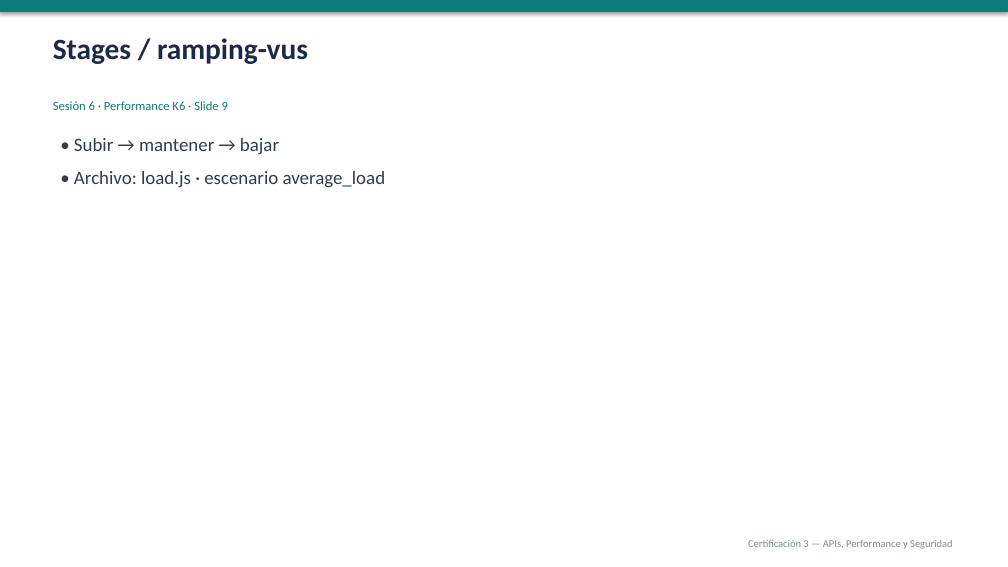
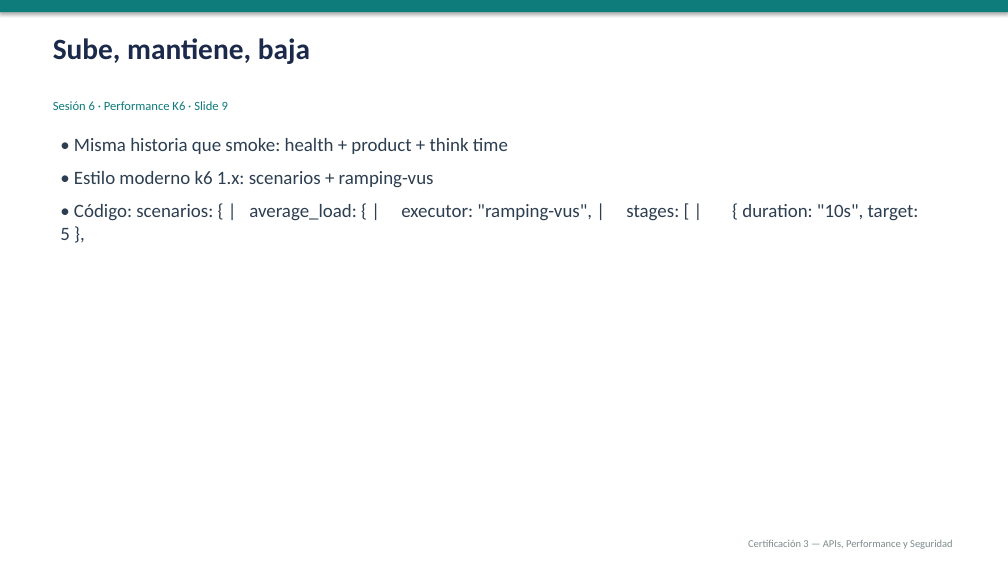
Before and after one commit to gbarandica/qa-automation-certification-3, a slide deck: slide 9 of sesiones/sesion-06/sesion-06.pptx. Drawn at 1008x567 pixels with LibreOffice and Linux fonts; fonts in the diff are those of the drawing. Boxes give left, top, right and bottom in pixels: in the first picture for what was removed or moved away, otherwise in the second. Text is boxed around its words. In the diff, an @@ line names an element or a change of style, - is before the commit and + after.

```diff
--- a/sesiones/sesion-06/sesion-06.pptx
+++ b/sesiones/sesion-06/sesion-06.pptx
@@ text at (53,38,310,64): text changed @@
-Stages / ramping-vus
+Sube, mantiene, baja
@@ text at (74,138,919,221): text changed @@
-• Subir → mantener → bajar
-• Archivo: load.js · escenario average_load
+• Misma historia que smoke: health + product + think time
+• Estilo moderno k6 1.x: scenarios + ramping-vus
+• Código: scenarios: { | average_load: { | executor: "ramping-vus", | stages: [ | { duration: "10s", target: 5 },
```
Also in this commit, not shown: 19 other slides changed, 16 other files.
